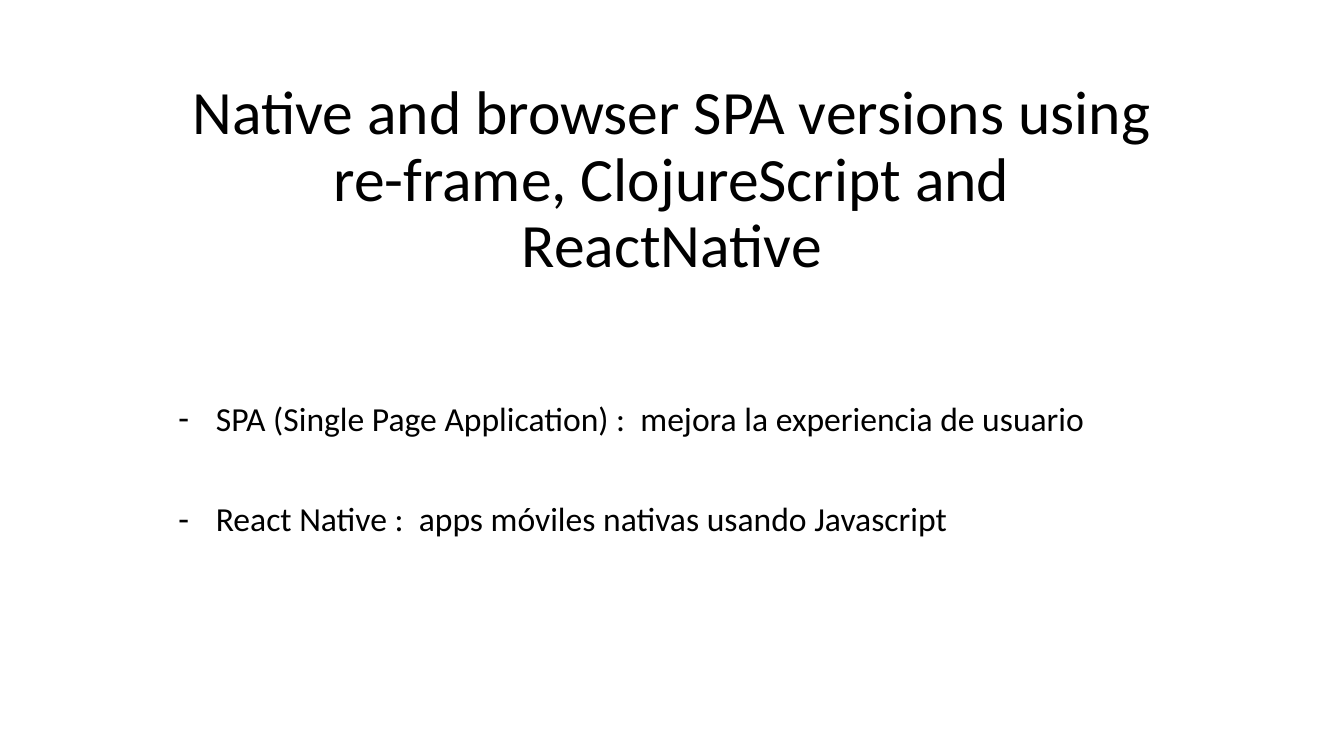
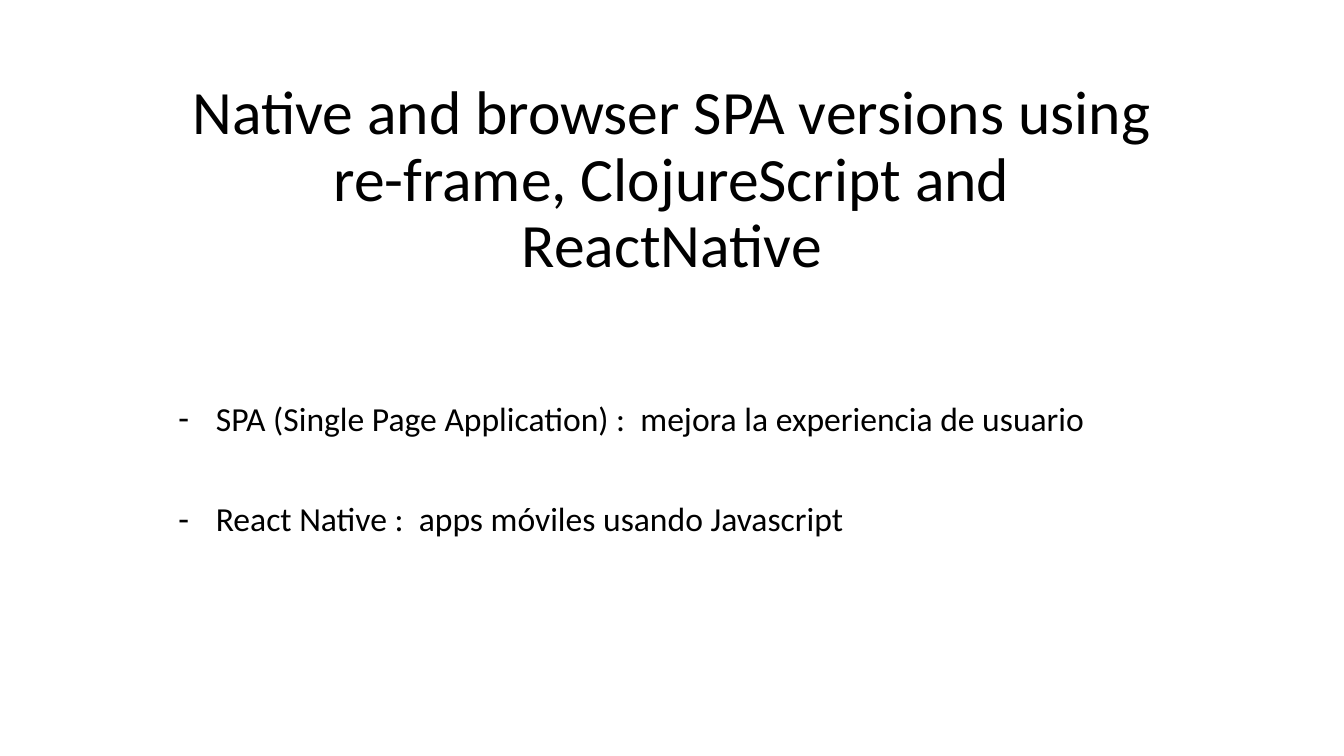
Before and after one commit to JesusSalasMataro/bsc2017, a slide deck: slide 3 of Barcelona Software Craftmanship 2017.pptx (slide 2 before the commit). Drawn at 1344x756 pixels with LibreOffice and Linux fonts; fonts in the diff are those of the drawing. Boxes give left, top, right and bottom in pixels: in the first picture for what was removed or moved away, otherwise in the second. Text is boxed around its words. In the diff, an @@ line names an element or a change of style, - is before the commit and + after.

Commit message:
fix

```diff
--- a/Barcelona Software Craftmanship 2017.pptx
+++ b/Barcelona Software Craftmanship 2017.pptx
@@ subtitle at [216,507,843,537]: text changed @@
-– React Native : apps móviles nativas usando Javascript
+– React Native : apps móviles usando Javascript
```
